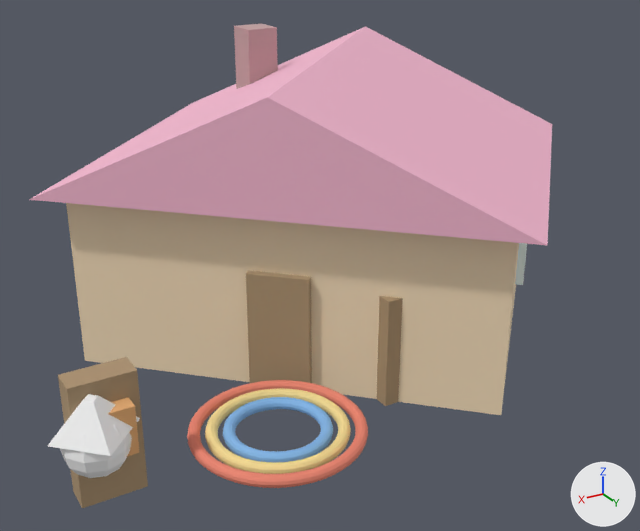
A saved change to the glTF model village/house_iris.glb.
Before and after are seen from a 50 mm camera at (8.0, 13.12, 7.47) aimed at (0.51, 0.63, 1.23). The axes (+X, +Y, +Z) are drawn at lower right. The lights are the same throughout. The older version comes first. Where no turn or scale is listed for an object, it has been applied to the vertices.

Script lines for the objects in view, before the commit:
```python
ob_iris_atap_001 = bpy.data.objects.new('iris_atap.001', me_iris_atap_mesh_001)
ob_iris_atap_001.location = (0.0, 0.0, 3.0)
ob_iris_elang_001 = bpy.data.objects.new('iris_elang.001', me_sphere_065)
ob_iris_elang_001.location = (5.57, 3.57, 1.0)
ob_iris_elang_sayap_001 = bpy.data.objects.new('iris_elang_sayap.001', me_cone_220)
ob_iris_elang_sayap_001.location = (5.57, 3.57, 1.4)
ob_iris_kotak_pos_001 = bpy.data.objects.new('iris_kotak_pos.001', me_cube_526)
ob_iris_kotak_pos_001.location = (5.37, 3.47, 1.1)
ob_iris_pelangi0_001 = bpy.data.objects.new('iris_pelangi0.001', me_torus_008)
ob_iris_pelangi0_001.location = (2.97, 3.57, 0.3)
ob_iris_pelangi1_001 = bpy.data.objects.new('iris_pelangi1.001', me_torus_009)
ob_iris_pelangi1_001.location = (2.97, 3.57, 0.3)
ob_iris_pelangi2_001 = bpy.data.objects.new('iris_pelangi2.001', me_torus_010)
ob_iris_pelangi2_001.location = (2.97, 3.57, 0.3)
ob_iris_rak_kanan_001 = bpy.data.objects.new('iris_rak_kanan.001', me_cube_521)
ob_iris_rak_kanan_001.location = (5.37, 3.27, 0.9)
ob_iris_rak_kiri_001 = bpy.data.objects.new('iris_rak_kiri.001', me_cube_516)
ob_iris_rak_kiri_001.location = (0.57, 3.27, 0.9)
# also in view: 'iris_cerobong.001' at (0.18, -2.3, 4.2); 'iris_dinding.001' at (0.0, 0.0, 1.5); 'iris_pintu.001' at (2.16, 2.16, 1.0)
```
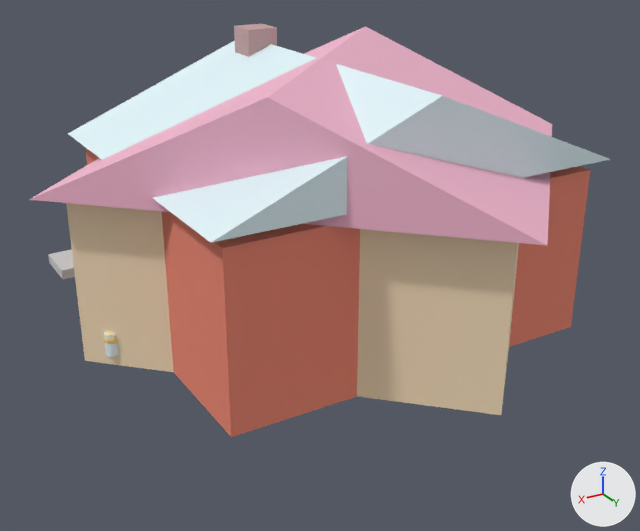
Where the change shows, as pixel boxes (x1, y1, x2, y2) in the pictures (640 x 531 px):
'iris_dinding2.001', added (red): after (85, 147, 360, 437)
'iris_atap.003', added (pale blue): after (68, 40, 610, 243)
'iris_dinding0.001', added (red): after (509, 166, 590, 347)
'iris_rak_kanan.001', deleted (beige): before (58, 357, 148, 508)
'iris_pelangi0.001', deleted (red): before (187, 380, 368, 488)
'iris_pelangi1.001', deleted (yellow): before (205, 388, 351, 474)
'iris_pelangi2.001', deleted (blue): before (223, 397, 333, 462)
'iris_elang_sayap.001', deleted: before (48, 394, 140, 456)
'iris_rak_kiri.001', deleted (beige): before (377, 296, 403, 406)
'iris_elang.001', deleted: before (60, 424, 132, 478)
'iris_kotak_pos.001', deleted (orange): before (108, 397, 139, 456)
'iris_lantai.001', added: after (48, 250, 75, 279)
'iris_pot.001', added: after (104, 332, 119, 357)
'iris_pot_bunga.001', added: after (103, 331, 118, 344)
'iris_pintu.001', unchanged, covered by the edit: before (246, 270, 312, 383)

Diff of the bpy script that builds the scene:
```diff
--- a/village/house_iris.glb.py
+++ b/village/house_iris.glb.py
@@ mat_kaca @@
+mat_kaca = principled_material('kaca')
+mat_kaca.base_color = (0.749, 0.91, 0.949)  # pale blue #e0f5f9
+mat_kaca.roughness = 0.85
@@ mat_batu @@
+mat_batu = principled_material('batu')
+mat_batu.base_color = (0.604, 0.604, 0.604)  # light grey #cccccc
+mat_batu.roughness = 0.85
@@ me_sphere_120 @@
+me_sphere_120.from_pydata(...)  # a UV sphere (8 segments, 8 rings, poles along z) spanning x -0.14..0.14, y -0.14..0.14, z -0.14..0.14
+me_sphere_120.materials.append(mat_buku_e8b84b)  # yellow #f5dd94
@@ me_cylinder_508 @@
+me_cylinder_508.from_pydata(...)  # a 12-sided cylinder along z spanning x -0.12..0.12, y -0.12..0.12, z -0.2..0.2
+me_cylinder_508.materials.append(mat_kaca)  # pale blue #e0f5f9
@@ me_cube_763 @@
+me_cube_763.from_pydata(...)  # a box spanning x -4.0..4.0, y -0.5..0.5, z -0.1..0.1
+me_cube_763.materials.append(mat_batu)  # light grey #cccccc
@@ me_iris_atap_mesh_005 @@
+me_iris_atap_mesh_005.from_pydata([(-3.7, -3.2, 0.0), (3.7, -3.2, 0.0), (3.7, 3.2, 0.0), (-3.7, 3.2, 0.0), (0.0, -3.2, 1.5), (0.0, 3.2, 1.5)], [], [(0, 1, 4), (2, 3, 5), (1, 2, 5), (1, 5, 4), (3, 0, 4), (3, 4, 5), (0, 3, 2), (0, 2, 1)])
+me_iris_atap_mesh_005.materials.append(mat_kaca)  # pale blue #e0f5f9
@@ me_cube_762 @@
+me_cube_762.from_pydata(...)  # a box spanning x -1.12..1.12, y -3.0..3.0, z -1.5..1.5
+me_cube_762.materials.append(mat_buku_d43d2a)  # red #eb8671
@@ ob_iris_rak_kiri_001 @@
-ob_iris_rak_kiri_001 = bpy.data.objects.new('iris_rak_kiri.001', me_cube_516)
-ob_iris_rak_kiri_001.location = (0.57, 3.27, 0.9)
@@ ob_iris_rak_kanan_001 @@
-ob_iris_rak_kanan_001 = bpy.data.objects.new('iris_rak_kanan.001', me_cube_521)
-ob_iris_rak_kanan_001.location = (5.37, 3.27, 0.9)
@@ ob_iris_elang_001 @@
-ob_iris_elang_001 = bpy.data.objects.new('iris_elang.001', me_sphere_065)
-ob_iris_elang_001.location = (5.57, 3.57, 1.0)
@@ ob_iris_elang_sayap_001 @@
-ob_iris_elang_sayap_001 = bpy.data.objects.new('iris_elang_sayap.001', me_cone_220)
-ob_iris_elang_sayap_001.location = (5.57, 3.57, 1.4)
@@ ob_iris_pelangi0_001 @@
-ob_iris_pelangi0_001 = bpy.data.objects.new('iris_pelangi0.001', me_torus_008)
-ob_iris_pelangi0_001.location = (2.97, 3.57, 0.3)
@@ ob_iris_pelangi1_001 @@
-ob_iris_pelangi1_001 = bpy.data.objects.new('iris_pelangi1.001', me_torus_009)
-ob_iris_pelangi1_001.location = (2.97, 3.57, 0.3)
@@ ob_iris_pelangi2_001 @@
-ob_iris_pelangi2_001 = bpy.data.objects.new('iris_pelangi2.001', me_torus_010)
-ob_iris_pelangi2_001.location = (2.97, 3.57, 0.3)
@@ ob_iris_kotak_pos_001 @@
-ob_iris_kotak_pos_001 = bpy.data.objects.new('iris_kotak_pos.001', me_cube_526)
-ob_iris_kotak_pos_001.location = (5.37, 3.47, 1.1)
@@ ob_iris_pot_bunga_001 @@
+ob_iris_pot_bunga_001 = bpy.data.objects.new('iris_pot_bunga.001', me_sphere_120)
+ob_iris_pot_bunga_001.location = (4.2, 0.0, 0.5)
@@ ob_iris_pot_001 @@
+ob_iris_pot_001 = bpy.data.objects.new('iris_pot.001', me_cylinder_508)
+ob_iris_pot_001.location = (4.2, 0.0, 0.4)
@@ ob_iris_lantai_001 @@
+ob_iris_lantai_001 = bpy.data.objects.new('iris_lantai.001', me_cube_763)
+ob_iris_lantai_001.location = (0.0, -4.2, 0.2)
@@ ob_iris_atap_003 @@
+ob_iris_atap_003 = bpy.data.objects.new('iris_atap.003', me_iris_atap_mesh_005)
+ob_iris_atap_003.location = (0.0, 0.0, 3.2)
@@ ob_iris_dinding2_001 @@
+ob_iris_dinding2_001 = bpy.data.objects.new('iris_dinding2.001', me_cube_762)
+ob_iris_dinding2_001.location = (2.33, 0.0, 1.5)
@@ ob_iris_dinding0_001 @@
+ob_iris_dinding0_001 = bpy.data.objects.new('iris_dinding0.001', me_cube_762.copy())
+ob_iris_dinding0_001.location = (-2.33, 0.0, 1.5)
```
